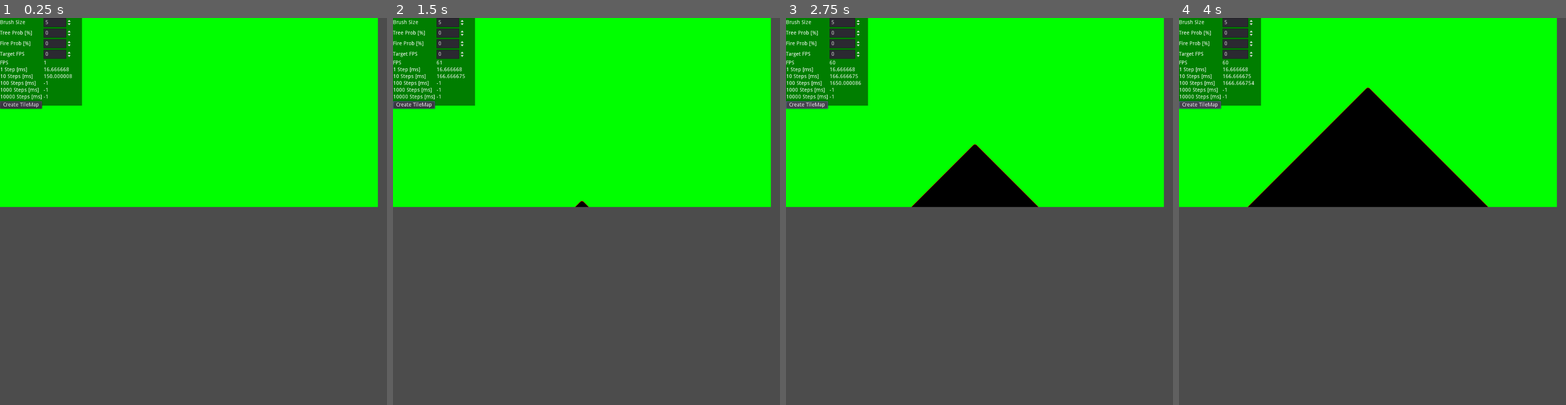
Above: before the commit, frames 1-4 (left to right).
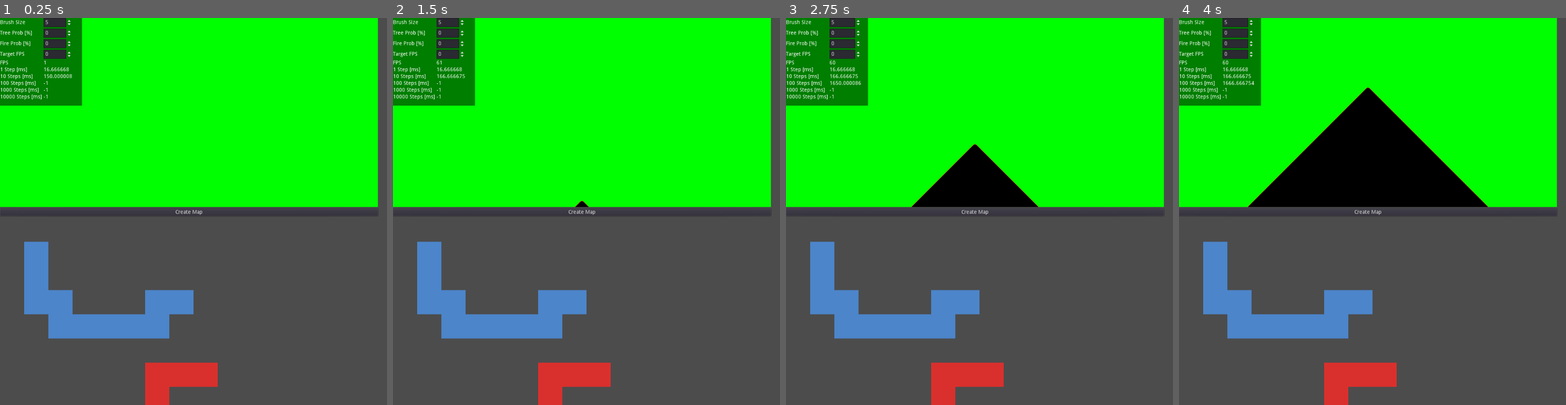
Above: after the commit, the same moments.

Repository: max-deutsch/cellular-map
Game: Godot game, scene res://scenes/Main.tscn
Two runs of this game, one before a commit and one after it. Both use one fixed random seed, a clock stepped at 60 frames per second and the inputs below.
Inputs (mouse positions are in pixels of both pictures, inside the frame that each line leads up to):
- Up to frame 1 (0.25 s): no input
- Up to frame 2 (1.5 s): click (412, 103) at 0.5 s, where only the run before the commit has a clickable "Create TileMap"; click (582, 211) at 1.25 s, where only the run after the commit has a clickable "Create Map"
- Up to frame 3 (2.75 s): click (805, 103) at 2 s, where only the run before the commit has a clickable "Create TileMap"
- Up to frame 4 (4 s): click (1368, 211) at 2.75 s, where only the run after the commit has a clickable "Create Map"; click (1198, 103) at 3.5 s, where only the run before the commit has a clickable "Create TileMap"

The runs differ from the first frame. In frame 1, 6.2% of the frame differs, in the area x 0-93%, y 21-100%; in frame 2, 6.2%; in frame 3, 6.2%; in frame 4, 6.2%.

Commit message:
Split Main scene with 2 viewports. One for the generation and one for the tilemap

Diff:
--- a/ForestFire.tscn
+++ b/ForestFire.tscn
@@ -179,12 +179,3 @@
 margin_top = 202.0
 margin_right = 189.0
 margin_bottom = 216.0
-
-[node name="CreateTileMap" type="Button" parent="UIContainer/HBoxContainer"]
-margin_top = 220.0
-margin_right = 111.0
-margin_bottom = 240.0
-text = "Create TileMap"
-__meta__ = {
-"_editor_description_": ""
-}
--- a/TextureRectFinalDisplay.gd
+++ b/TextureRectFinalDisplay.gd
@@ -36,7 +36,7 @@
 	TreeProbInput.connect("value_changed", self, "on_tree_prob_change")
 	FireProbInput.connect("value_changed", self, "on_fire_prob_change")
 	TargetFPSInput.connect("value_changed", self, "on_target_fps_change")
-	CreateTileMapButton.connect("pressed", self, "_create_tile_map_pressed")
+	# CreateTileMapButton.connect("pressed", self, "_create_tile_map_pressed")
 
 	ClickThresholdInput.set_value(5.0);
 	TreeProbInput.set_value(0.0);
--- a/scenes/Main.tscn
+++ b/scenes/Main.tscn
@@ -1,14 +1,41 @@
-[gd_scene load_steps=2 format=2]
+[gd_scene load_steps=3 format=2]
 
 [ext_resource path="res://ForestFire.tscn" type="PackedScene" id=1]
+[ext_resource path="res://scenes/TileMap.tscn" type="PackedScene" id=2]
 
-[node name="ViewportContainer" type="ViewportContainer"]
-margin_right = 40.0
-margin_bottom = 40.0
+[node name="MarginContainer" type="MarginContainer"]
+margin_right = 1000.0
+margin_bottom = 500.0
 
-[node name="Viewport" type="Viewport" parent="."]
+[node name="VBoxContainer" type="VBoxContainer" parent="."]
+margin_right = 1000.0
+margin_bottom = 1028.0
+
+[node name="ViewportContainer" type="ViewportContainer" parent="VBoxContainer"]
+margin_right = 1000.0
+margin_bottom = 500.0
+
+[node name="Viewport" type="Viewport" parent="VBoxContainer/ViewportContainer"]
 size = Vector2( 1000, 500 )
 handle_input_locally = false
 render_target_update_mode = 3
 
-[node name="RootControl" parent="Viewport" instance=ExtResource( 1 )]
+[node name="RootControl" parent="VBoxContainer/ViewportContainer/Viewport" instance=ExtResource( 1 )]
+
+[node name="CreateMapButton" type="Button" parent="VBoxContainer"]
+margin_top = 504.0
+margin_right = 1000.0
+margin_bottom = 524.0
+text = "Create Map"
+
+[node name="ViewportContainer2" type="ViewportContainer" parent="VBoxContainer"]
+margin_top = 528.0
+margin_right = 1000.0
+margin_bottom = 1028.0
+
+[node name="Viewport" type="Viewport" parent="VBoxContainer/ViewportContainer2"]
+size = Vector2( 1000, 500 )
+handle_input_locally = false
+render_target_update_mode = 3
+
+[node name="TileMap" parent="VBoxContainer/ViewportContainer2/Viewport" instance=ExtResource( 2 )]
--- a/scenes/TileMap.tscn
+++ b/scenes/TileMap.tscn
@@ -73,3 +73,4 @@
 [node name="TileMap" type="TileMap"]
 tile_set = SubResource( 2 )
 format = 1
+tile_data = PoolIntArray( 65537, 0, 0, 131073, 0, 0, 196609, 0, 0, 196610, 0, 0, 196614, 0, 0, 196615, 0, 0, 262146, 0, 0, 262147, 0, 0, 262148, 0, 0, 262149, 0, 0, 262150, 0, 0, 393222, 2, 0, 393223, 2, 0, 393224, 2, 0, 458758, 2, 0 )
